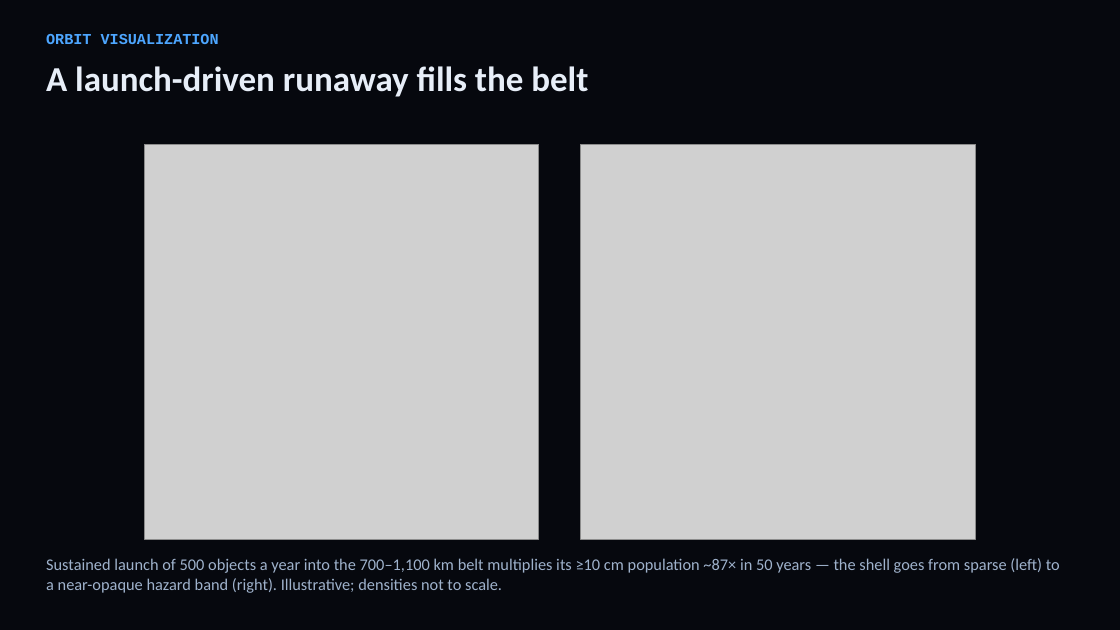
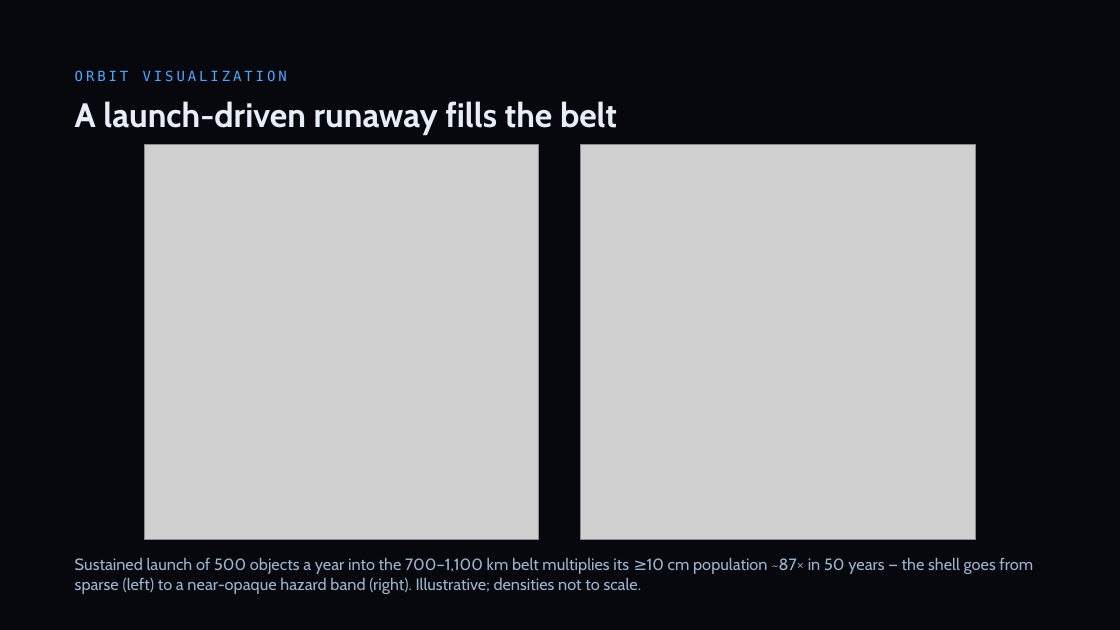
Before and after one commit to TimKadyrov/DebrisCascade, a slide deck: slide 17 of Barrel of Nails — Kessler Study.pptx (slide 19 before the commit). Drawn at 1120x630 pixels with LibreOffice and Linux fonts; fonts in the diff are those of the drawing; grey boxes stand for pictures. Boxes give left, top, right and bottom in pixels: in the first picture for what was removed or moved away, otherwise in the second. Text is boxed around its words. In the diff, an @@ line names an element or a change of style, - is before the commit and + after.

```diff
--- a/Barrel of Nails — Kessler Study.pptx
+++ b/Barrel of Nails — Kessler Study.pptx
@@ text "ORBIT VISUALIZATION": place and size @@
-text "ORBIT VISUALIZATION" at <box>46,34,219,44</box>
+text "ORBIT VISUALIZATION" at <box>75,70,287,82</box>
@@ text "ORBIT VISUALIZATION" at <box>75,70,287,82</box>: size 13 to 12 pt, font Courier New to DejaVu Sans Mono, letter spacing 0 to 2.5 pt, bold off @@
@@ text "A launch-driven runaway fills the ...": place and size @@
-text "A launch-driven runaway fills the ..." at <box>46,66,588,97</box>
+text "A launch-driven runaway fills the ..." at <box>75,101,617,135</box>
@@ text "A launch-driven runaway fills the ..." at <box>75,101,617,135</box>: size 30 to 29 pt, font Calibri to Cabin @@
@@ text "Sustained launch of 500 objects ...": place and size @@
-text "Sustained launch of 500 objects ..." at <box>46,558,1060,593</box>
+text "Sustained launch of 500 objects ..." at <box>75,557,1033,594</box>
@@ text "Sustained launch of 500 objects ..." at <box>75,557,1033,594</box>: font Calibri to Cabin @@
```
Also in this commit, not shown: 10 other slides changed, 1 slide removed, 14 other files.
